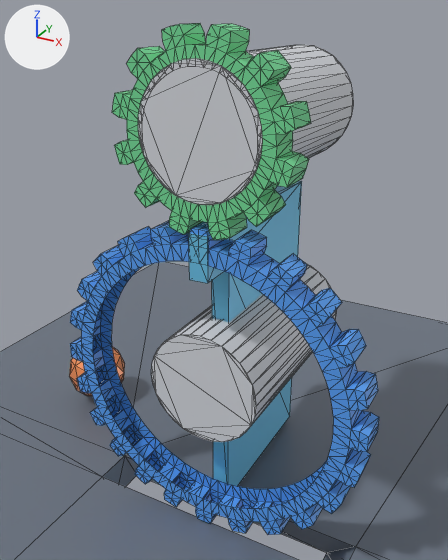
Before and after pictures for a commit that changed the glTF model examples/assets/ConstraintHinge.glb.
Rendered twice from a 50 mm camera at (3.36, -7.25, 6.46) aimed at (-0.49, -0.26, 2.97). The axes (+X, +Y, +Z) are drawn at upper left. The lights are the same throughout. The older version comes first. Mesh edges are drawn as thin lines. Objects named as collision shapes, trigger or cutter boxes, shadow casters or lower levels of detail are left out. Where no turn or scale is listed for an object, it has been applied to the vertices. Vertices at exactly the same position are counted once.

Names of what the first picture shows: 'Cylinder.001', 'Gear.002', 'Gear.003', 'GearLargeAxle.001', 'Ground.001', 'HingePanel.001', 'HingeSphere.001'.
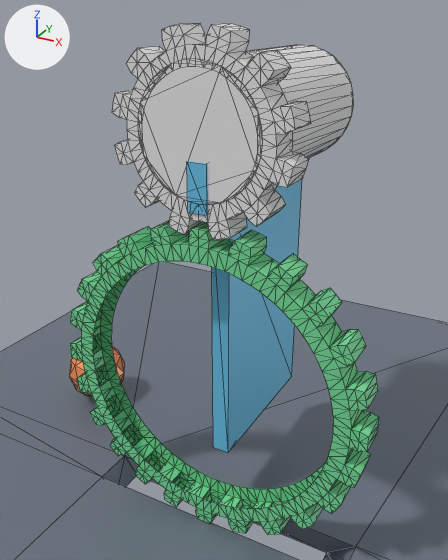
Commit message: fix(gallery): use merged hinge assembly

Where the change shows, as pixel boxes [x1, y1, x2, y2] in the pictures (448 x 560 px):
'Gear.002', reshaped (21% wider, 98% taller)
    before: [112, 23, 311, 240]
    after: [112, 23, 353, 453]
'Gear.003', recoloured (blue to green)
    both: [70, 221, 379, 535]
'Cylinder.001', deleted
    before: [138, 45, 353, 205]
'GearLargeAxle.001', deleted
    before: [151, 264, 336, 442]
'HingePanel.001', deleted (blue)
    before: [188, 181, 302, 486]
part 1 of me_gear_002, added
    after: [138, 45, 353, 205]
part 2 of me_gear_002, added (blue)
    after: [187, 161, 302, 453]
part 3 of me_gear_002, recoloured (green to white)
    both: [112, 23, 311, 240]

The change in detail:
me_gear_002 is used by ob_gear_002; location (0.0, -1.51, 5.23).
me_gear_002 had 336 vertices, 576 faces and spanned x -1.09..1.09, y -0.2..0.2, z -1.09..1.09.
me_gear_002 now has 414 vertices, 724 faces and spans x -1.09..1.09, y -0.22..2.6, z -4.34..1.09.
me_gear_002 part 1: a new loose piece, a 32-sided cylinder along y spanning x -0.74..0.75, y -0.2..2.6, z -0.71..0.78.
me_gear_002 part 2: a new loose piece of 14 vertices spanning x -0.12..0.12, y -0.22..2.48, z -4.34..-0.25, in mat_hingepanelmaterial (blue #6fc8ef).
me_gear_002 part 3: 576 faces spanning x -1.09..1.09, y -0.2..0.2, z -1.09..1.09 switch from mat_pmexportmaterial3 (green #76dd99) to no material.
me_gear_002 gains material mat_hingepanelmaterial (blue #6fc8ef).
me_gear_003 has 672 vertices, 1152 faces and spans x -2.1..2.1, y -0.2..0.2, z -2.1..2.1.
me_gear_003 no longer uses material mat_pmexportmaterial4 (blue #59a2f6).
me_gear_003 gains material mat_pmexportmaterial3 (green #76dd99).
Object 'HingePanel.001' (ob_hingepanel_001) is deleted.
Object 'Cylinder.001' (ob_cylinder_001) is deleted.
Object 'GearLargeAxle.001' (ob_gearlargeaxle_001) is deleted.
